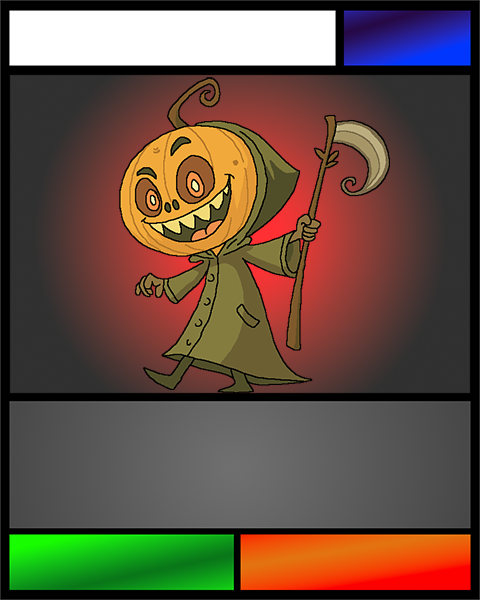
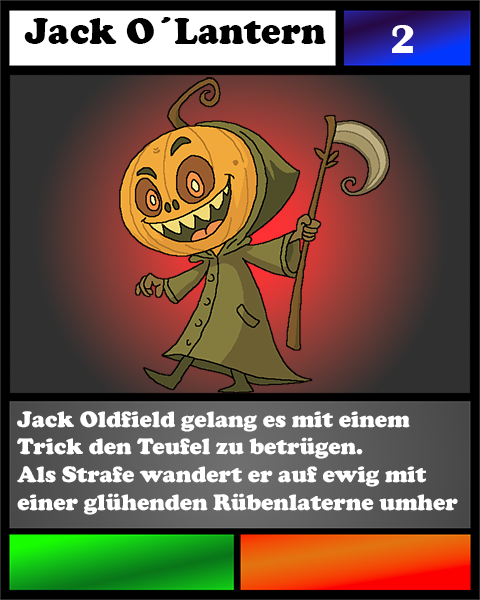
Revision of a layered 480 × 600 image; what changed, layer by layer:
added layer "Jack Oldfield gelang es mit einem Trick den Teufel zu betrügen." above "2" over <box>17,411,458,515</box>
added layer "2" above "Wolpertinger" over <box>392,25,414,53</box>
added layer "Wolpertinger" above "Card" over <box>24,17,326,44</box>